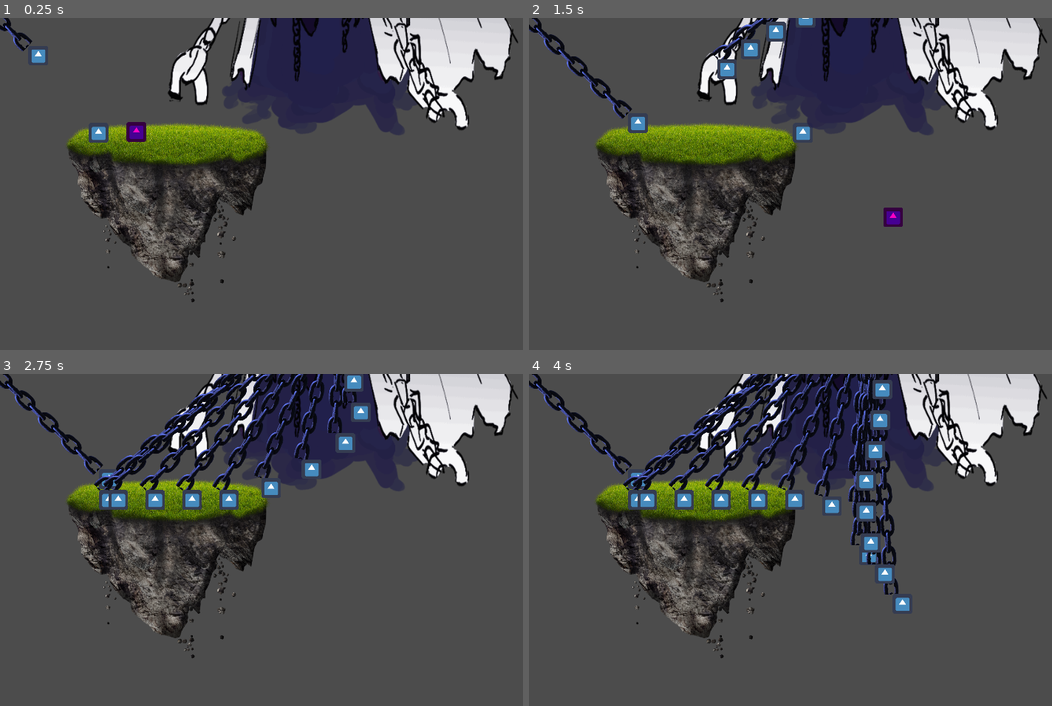
Above: before the commit, frames 1-4 (two rows, left to right).
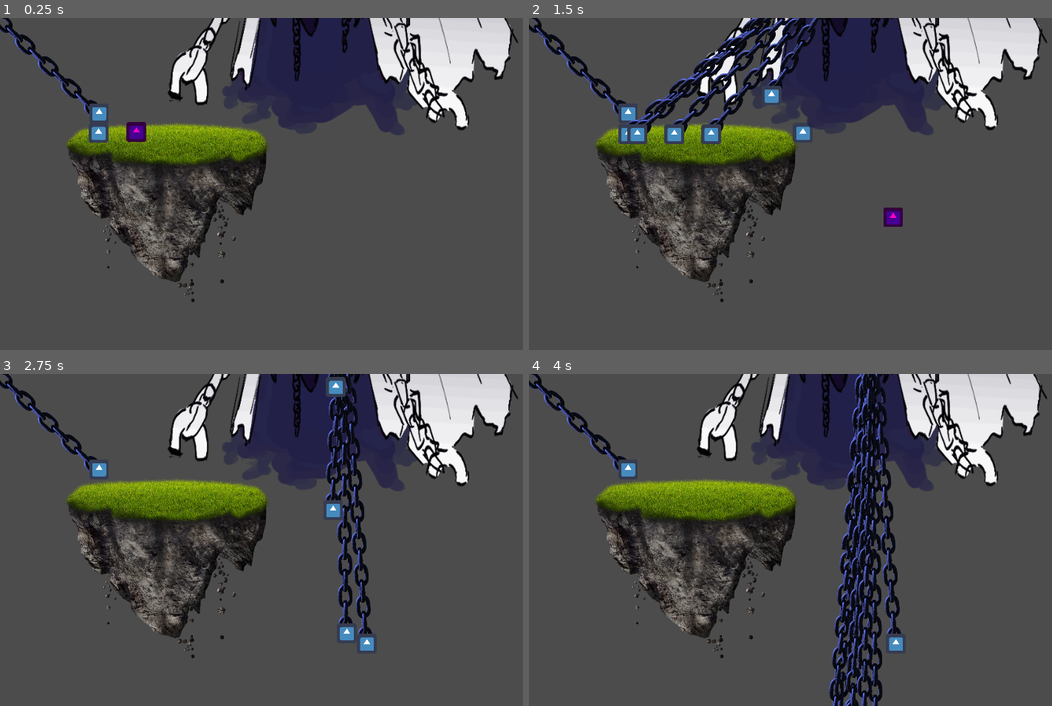
Above: after the commit, the same moments.

Repository: SkyanSam/Buried2023
Game: Godot game, scene res://game.tscn
The game is run twice, just before and just after one commit, with the same random seed, the same clock (stepped at 60 frames per second) and the same inputs. The project has no main scene, so this scene is started directly. The engine's default icon, where the game draws it, is replaced by a stand-in: a white triangle on a blue panel in a dark square.
Inputs:
- Up to frame 1 (0.25 s): no input
- Up to frame 2 (1.5 s): tap Enter (ui_accept) at 0.5, 0.77 s; hold Right (ui_right) from 0.53 s (still down)
- Up to frame 3 (2.75 s): tap Enter (ui_accept) at 1.52 s; release Right (ui_right) at 2.03 s; hold Left (ui_left) from 2.03 s (still down)
- Up to frame 4 (4 s): release Left (ui_left) at 2.78 s; hold Right (ui_right) from 2.78 s (still down); tap Enter (ui_accept) at 3.02, 3.77 s

The runs differ from the first frame. In frame 1, 0.7% of the frame differs, in the area x 0-21%, y 0-31%; in frame 2, 4.3%; in frame 3, 9.3%; in frame 4, 13%, in the area x 17-73%, y 0-100%.

Commit message:
chains now dont spawn infinitely

Diff:
--- a/Buried/Chain/Chain.gd
+++ b/Buried/Chain/Chain.gd
@@ -1,6 +1,6 @@
 extends Line2D
 
-var chain_speed = 500;
+export var chain_speed = 500;
 var chain_origin : Vector2 = Vector2(0,0)
 export var chain_target_path : NodePath
 var chain_end_pos : Vector2
@@ -28,3 +28,7 @@
 	$ChainEnd.position = points[0] # check if it needs to be global
 	$RayCast2D.position = points[1]
 	$RayCast2D.cast_to = points[0]
+
+# Determines if the chain reached the ground.
+func has_reached_ground():
+	return points[0] == chain_end_pos
--- a/Buried/Chain/Chain.tscn
+++ b/Buried/Chain/Chain.tscn
@@ -12,12 +12,10 @@
 texture = ExtResource( 1 )
 texture_mode = 1
 script = ExtResource( 2 )
+chain_speed = 2000
 
 [node name="ChainEnd" type="Sprite" parent="."]
-position = Vector2( -49, -62 )
 texture = ExtResource( 3 )
-offset = Vector2( 32, 32 )
 
 [node name="RayCast2D" type="RayCast2D" parent="."]
-position = Vector2( 210, 13 )
-cast_to = Vector2( 523, 529 )
+cast_to = Vector2( 0, 0 )
--- a/Buried/DepressionBoss/DepressionBoss.gd
+++ b/Buried/DepressionBoss/DepressionBoss.gd
@@ -9,10 +9,15 @@
 var current_number_of_chains = 0
 var current_chains : Array
 
-
+func is_chains_on_ground():
+	var chains_on_ground = true
+	for chain in current_chains:
+		if !chain.has_reached_ground():
+			chains_on_ground = false
+	return chains_on_ground
 
 func _on_Timer_timeout():
-	if (current_number_of_chains < total_number_of_chains):
+	if current_number_of_chains < total_number_of_chains:
 		# Create a chain
 		var chain = chain_prefab.instance()
 		# Set chain variables
@@ -21,10 +26,11 @@
 		# Add chain to list
 		current_chains.append(chain)
 		get_parent().add_child(chain)
-	else:
+		current_number_of_chains += 1
+	elif is_chains_on_ground():
 		# Return all chains once the max # of chains is reached
-		for i in current_chains:
-			current_chains[i].chain_mode = Chain.ChainMode.Returning
+		for chain in current_chains:
+			chain.chain_mode = Chain.ChainMode.Returning
 			# Note need to free chains here or in Chain.gd
 		current_chains.clear()
 		current_number_of_chains = 0
Not shown, changed: Buried/.mono/metadata/ide_messaging_meta.txt
